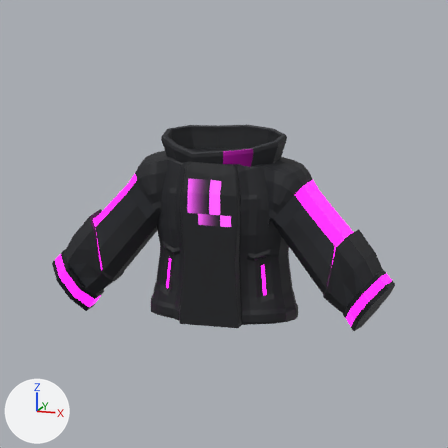
Two versions of the Blender file brand/logan/jacket-study.blend, one commit apart.
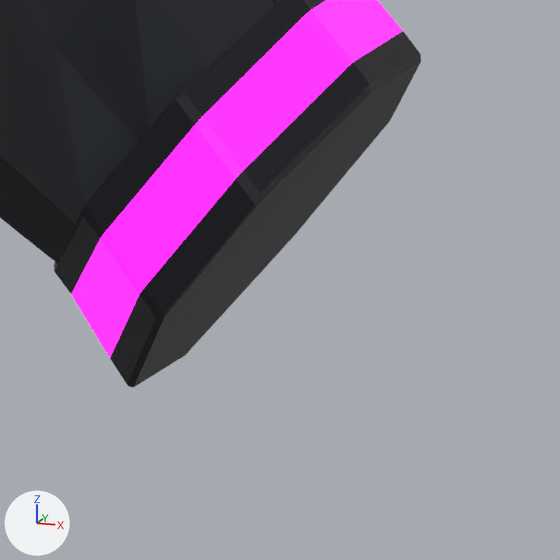
The first picture shows the older version from the file's camera 'Camera / portrait'. The close-ups show the older and then the newer version on the part from 75% to 93% of the width and 62% to 79% of the height of that picture. Only the edits that show in the close-ups are written down. Arrows for +X, +Y and +Z are at lower left; the lights stay in place.

In view in the first close-up: 'Cuff / band.L', 'Jacket / torso'.
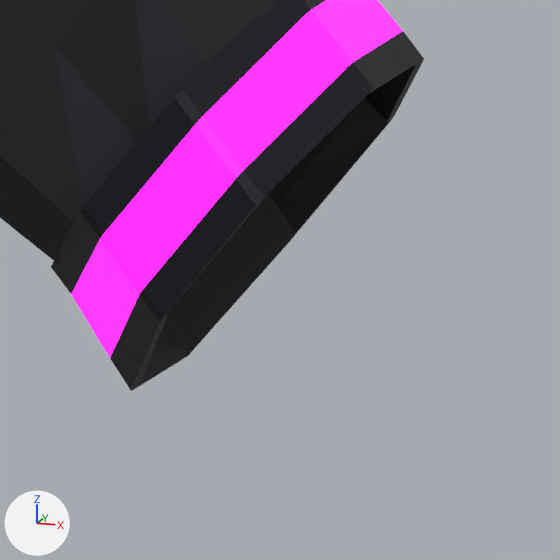
Pixel boxes (x1, y1, x2, y2) of what changed, in the close-ups (560 x 560 px):
'Cuff / band.L', reshaped, modifiers changed
    before: (54, 0, 421, 387)
    after: (51, 0, 424, 391)
part 1 of me_cuff___band_l, deleted
    before: (54, 62, 421, 387)

Edits to the bpy script that builds the scene:
```text
Change me_cuff___band_l:
    used by ob_cuff___band_l; location = (-0.18, 0.0, 0.0)
    verts and faces of me_cuff___band_l; kept vertices keep their numbers, new ones are numbered from 32
    before: 0 (2.362, -0.425, 3.424), 1 (2.155, -0.425, 3.166), 2 (2.007, -0.18, 2.977), 3 (2.011, 0.146, 2.973), 4 (2.163, 0.391, 3.156)
    before: 5 (2.371, 0.391, 3.413), 6 (2.519, 0.146, 3.602), 7 (2.515, -0.18, 3.607), 24 (2.539, -0.436, 3.215), 25 (2.329, -0.436, 2.954)
    before: 26 (2.179, -0.188, 2.736), 27 (2.183, 0.143, 2.731), 28 (2.338, 0.392, 2.943), 29 (2.549, 0.392, 3.204), 30 (2.698, 0.143, 3.396)
    before: 31 (2.695, -0.188, 3.4)
    remove me_cuff___band_l.from_pydata(...)  # 32 vertices, 30 faces; spans x 2.007..2.698, y -0.436..0.393, z 2.731..3.607
    add me_cuff___band_l.from_pydata(...)  # 32 vertices, 28 faces; spans x 2.007..2.698, y -0.436..0.393, z 2.731..3.607
    me_cuff___band_l part 1
    add delete_faces([(0, 7, 6, 5, 4, 3, 2, 1), (24, 25, 26, 27, 28, 29, 30, 31)])
    add me_cuff___band_l.materials.append(mat_jacket___shadow_facet_002)
Change ob_cuff___band_l:
    add _m = ob_cuff___band_l.modifiers.new('Cloth thickness around open garment', 'SOLIDIFY')
    add _m.solidify_mode = 'NON_MANIFOLD'
    add _m.thickness = 0.035
    add _m.thickness_clamp = 1.0
    add _m.material_offset = 2
```
